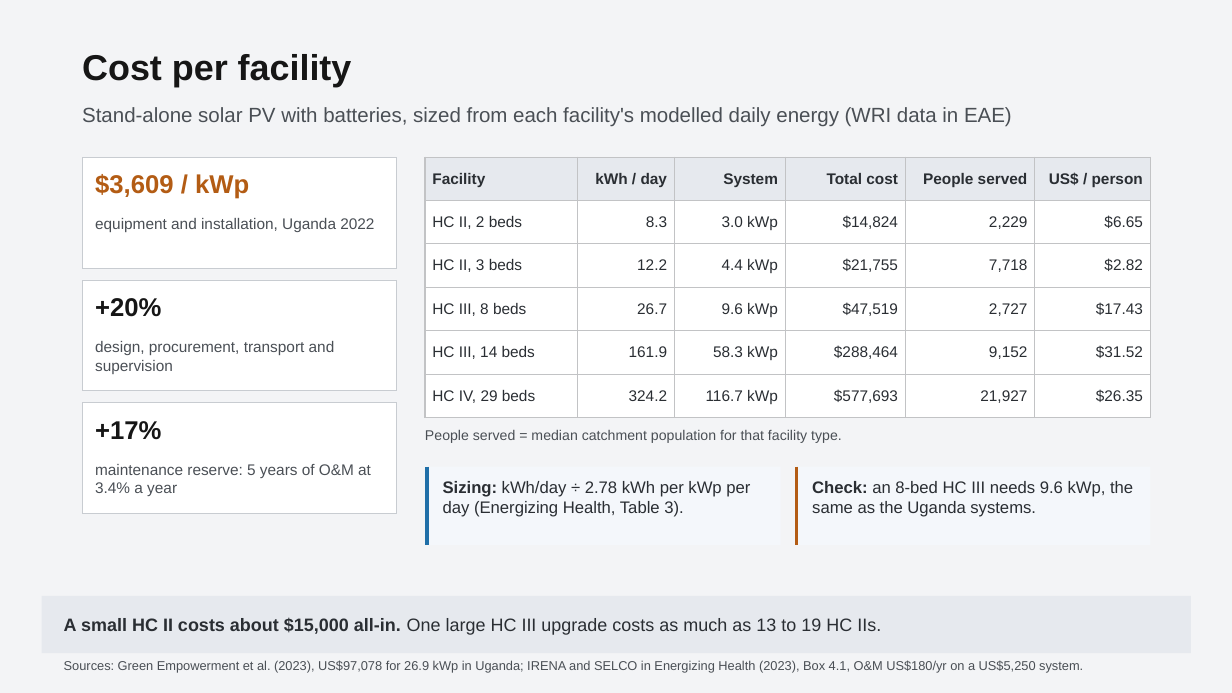
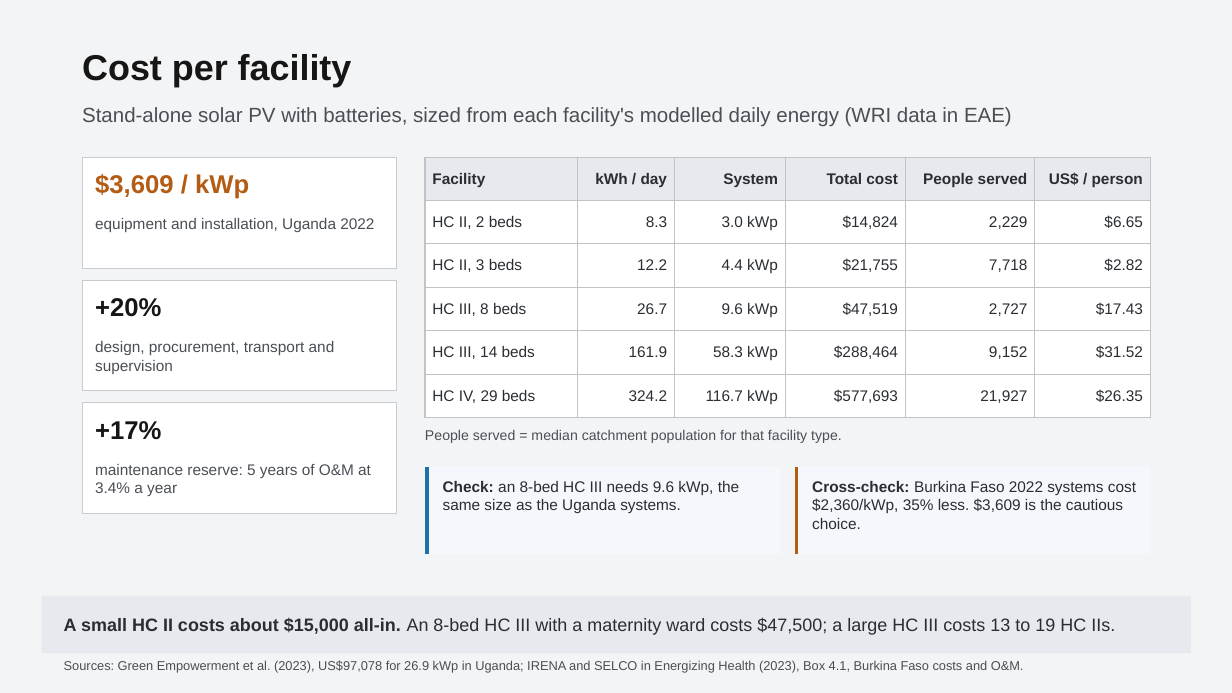
Before and after one commit to chilalaabubakar/EDA, a slide deck: slide 9 of presentation/Case_Study_4_Healthcare_Electrification_Uganda.pptx (slide 8 before the commit). Drawn at 1232x693 pixels with LibreOffice and Linux fonts; fonts in the diff are those of the drawing. Boxes give left, top, right and bottom in pixels: in the first picture for what was removed or moved away, otherwise in the second. Text is boxed around its words. In the diff, an @@ line names an element or a change of style, - is before the commit and + after.

Commit message:
Strengthen answers: maternity-first plan, driver ranks, EAE tool screenshot, recommendations, 4-page report
- Notebook: Uganda health evidence (UDHS 2022), weight reasoning, rank-based drivers of the top five,
  solar (GHI) robustness check, maternity-first plan compared with HC II-only, recommendations section
- tools/eae_check.js also saves a screenshot of the live EAE tool
- Slides (16) and the explainer document updated to match
- New 4-page report in report/

```diff
--- a/presentation/Case_Study_4_Healthcare_Electrification_Uganda.pptx
+++ b/presentation/Case_Study_4_Healthcare_Electrification_Uganda.pptx
@@ rectangle: place and size @@
-rectangle at [425, 467, 781, 545]
+rectangle at [425, 467, 781, 555]
@@ line moved from (427, 467) - (427, 545) to (427, 467) - (427, 555) @@
@@ rectangle: place and size @@
-rectangle at [795, 467, 1151, 545]
+rectangle at [795, 467, 1151, 555]
@@ line moved from (797, 467) - (797, 545) to (797, 467) - (797, 555) @@
@@ text at [443, 481, 739, 513]: text changed; size 13 to 12 pt @@
-Sizing: kWh/day ÷ 2.78 kWh per kWp per day (Energizing Health, Table 3).
+Check: an 8-bed HC III needs 9.6 kWp, the same size as the Uganda systems.
@@ text at [812, 481, 1136, 529]: text changed; size 13 to 12 pt @@
-Check: an 8-bed HC III needs 9.6 kWp, the same as the Uganda systems.
+Cross-check: Burkina Faso 2022 systems cost $2,360/kWp, 35% less. $3,609 is the cautious choice.
@@ text at [64, 618, 1115, 635]: text changed @@
-A small HC II costs about $15,000 all-in. One large HC III upgrade costs as much as 13 to 19 HC IIs.
+A small HC II costs about $15,000 all-in. An 8-bed HC III with a maternity ward costs $47,500; a large HC III costs 13 to 19 HC IIs.
@@ text at [64, 660, 1024, 673]: text changed @@
-Sources: Green Empowerment et al. (2023), US$97,078 for 26.9 kWp in Uganda; IRENA and SELCO in Energizing Health (2023), Box 4.1, O&M US$180/yr on a US$5,250 system.
+Sources: Green Empowerment et al. (2023), US$97,078 for 26.9 kWp in Uganda; IRENA and SELCO in Energizing Health (2023), Box 4.1, Burkina Faso costs and O&M.
```
Also in this commit, not shown: 10 other slides changed, 2 slides added, 22 other files.
